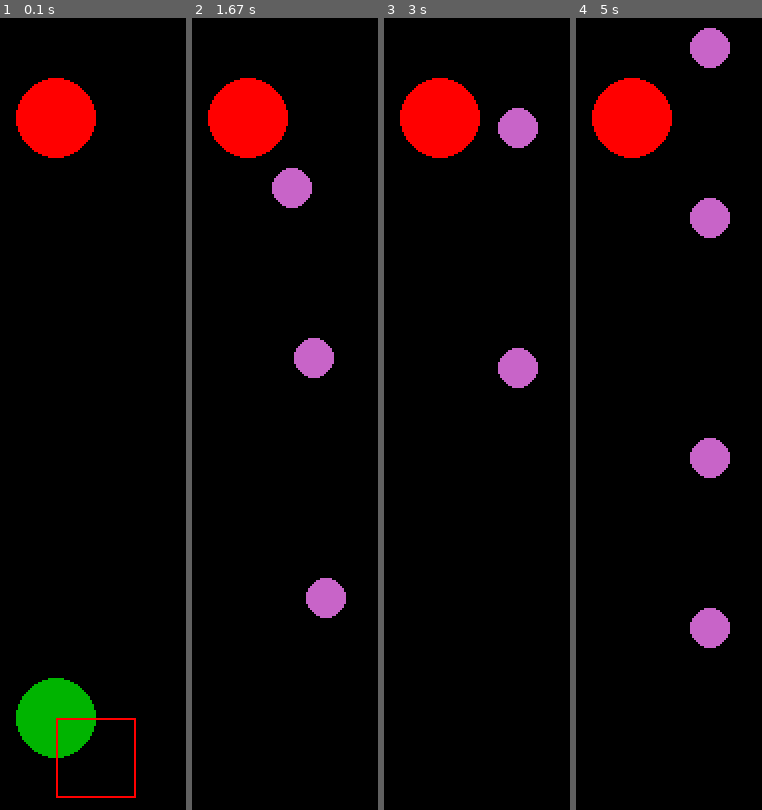
Above: before the commit, frames 1-4 (left to right).
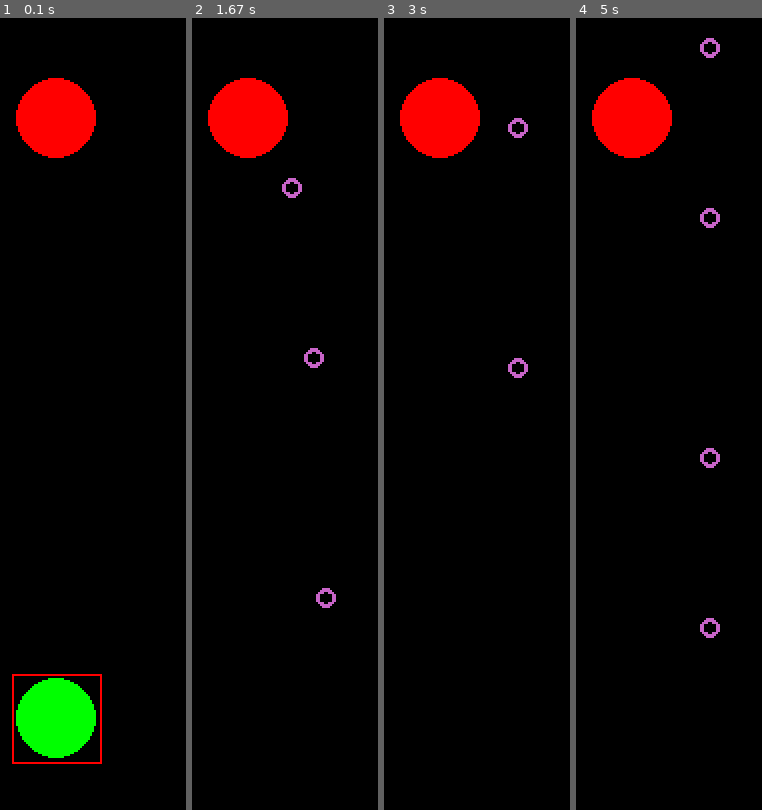
Above: after the commit, the same moments.

Repository: timoogo/pygame_space-invader
Game: pygame game, started from __main__.py
Same seed, same stepped clock (60 frames per second), same inputs: the game is played once before the commit and once after it.
Inputs:
- Up to frame 1 (0.1 s): no input
- Up to frame 2 (1.67 s): tap Space at 0.33, 0.73, 1.03, 1.23, 1.53 s; hold Right 0.67-1.13 s; tap D at 0.82 s; hold Right 1.17-1.63 s; tap K at 1.32 s
- Up to frame 3 (3 s): hold Left 1.67-2.2 s; tap Space at 1.73, 2.03, 2.3, 2.6, 2.73 s; hold Left 2.23-2.63 s; tap D at 2.38 s; hold Right from 2.67 s (still down); tap K at 2.82 s
- Up to frame 4 (5 s): tap Space at 3.03, 3.4, 3.7, 3.9, 4.2, 4.4, 4.7, 4.9 s; release Right at 3.3 s; hold Left 3.33-3.8 s; hold Right 3.83-4.3 s; tap D at 3.98 s; hold Right 4.33-4.8 s; tap K at 4.48 s; hold Left from 4.83 s (still down)

The runs differ from the first frame. In frame 1, 4.1% of the frame differs, in the area x 6-74%, y 82-99%; in frame 2, 2.1%; in frame 3, 1.4%; in frame 4, 2.8%.

Commit message:
collision placed

Diff:
--- a/Enemy.py
+++ b/Enemy.py
@@ -30,9 +30,6 @@
         print(self.speed)
 
     def Shoot(self):
-        """
-        Not working for the moment
-        """
         now = pygame.time.get_ticks()
         print(now - self.last)
         if now - self.last >= self.cd:
--- a/Player.py
+++ b/Player.py
@@ -8,23 +8,28 @@
         self.screen_x = screen.get_width()
         self.screen_y = screen.get_height()
         self.offset_y = 150
+
         self.screen = screen
-        self.position = [self.screen_x / 2, self.screen_y - self.offset_y]
+        self.position = [int(self.screen_x / 2), int(self.screen_y - self.offset_y)]
         self.alive = True
         self.debug = False
-        self.cooldown = 0.25
+        self.cooldown_between_shots = 200
         self.radius = 20
-        self.bulletPos = self.position
-        self.bulletColor = (255, 255, 255)
+        self.player_color = (0, 255, 0)
+        self.debug_collision_color = (255, 0, 0)
+
         self.debug_death_color = (0, 0, 0)
+        self.collision_offset = [22, 22]
+        self.debug_collision_area = [self.position[0] - self.collision_offset[0], self.position[1] - self.collision_offset[1]]
+        self.debug_collision_offset = 45
         self.projectiles: list[Projectile] = []
         self.tab_enemies = tab_enemies
         self.last_fire = 0
 
 
     def Draw(self):
-        pygame.draw.circle(self.screen, (0, 180, 0), self.position, self.radius)
-        pygame.draw.rect(self.screen, (255, 0, 0), pygame.Rect(*self.position, self.radius*2, self.radius*2), 1)
+        pygame.draw.circle(self.screen, self.player_color, self.position, self.radius)
+        pygame.draw.rect(self.screen,self.debug_collision_color, pygame.Rect(*self.debug_collision_area, self.debug_collision_offset, self.debug_collision_offset), 1)
         if not self.alive:
             pygame.draw.rect(self.screen, self.debug_death_color, (0, 300, self.screen_x, 600))
         self.Update()
@@ -74,7 +79,7 @@
         keys = pygame.key.get_pressed()
         if keys[pygame.K_SPACE]:
             now = pygame.time.get_ticks()
-            if now - self.last_fire >= 200:
+            if now - self.last_fire >= self.cooldown_between_shots:
                 self.last_fire = now
                 start_projectile_pos= [*self.position] # unpacking
                 self.projectiles.append(Projectile(start_projectile_pos, self.screen, owner="player"))
--- a/Projectile.py
+++ b/Projectile.py
@@ -4,7 +4,7 @@
 class Projectile:
     def __init__(self, pos, screen,owner):
         self.color = (255, 255, 255)
-        self.width = 2
+        self.width = 5
         self.speed = 5
         self.vel = 1.15
         self.position = pos
@@ -15,7 +15,7 @@
         self.projectiles = []
 
     def Draw(self):
-        pygame.draw.circle(self.screen, self.bulletColor, self.position, 10)
+        pygame.draw.circle(self.screen, self.bulletColor, self.position, self.width, 2)
 
     def Move(self):
         if self.owner == "player":
Binary file removed: assets/PlayerSprite.png
